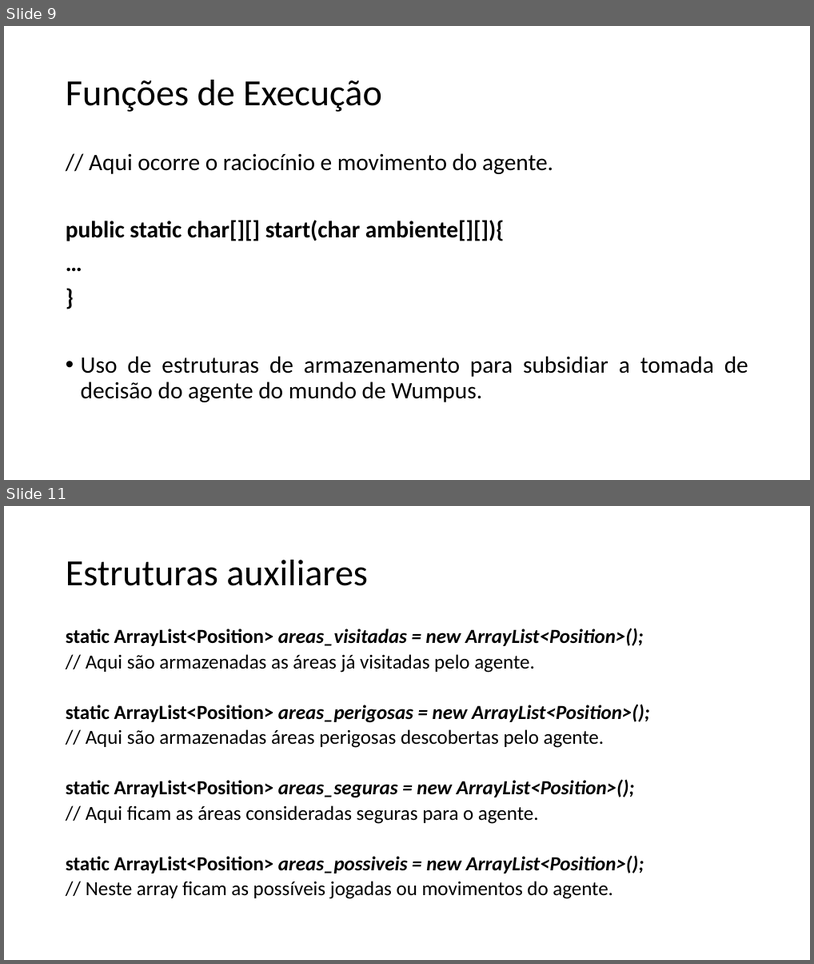
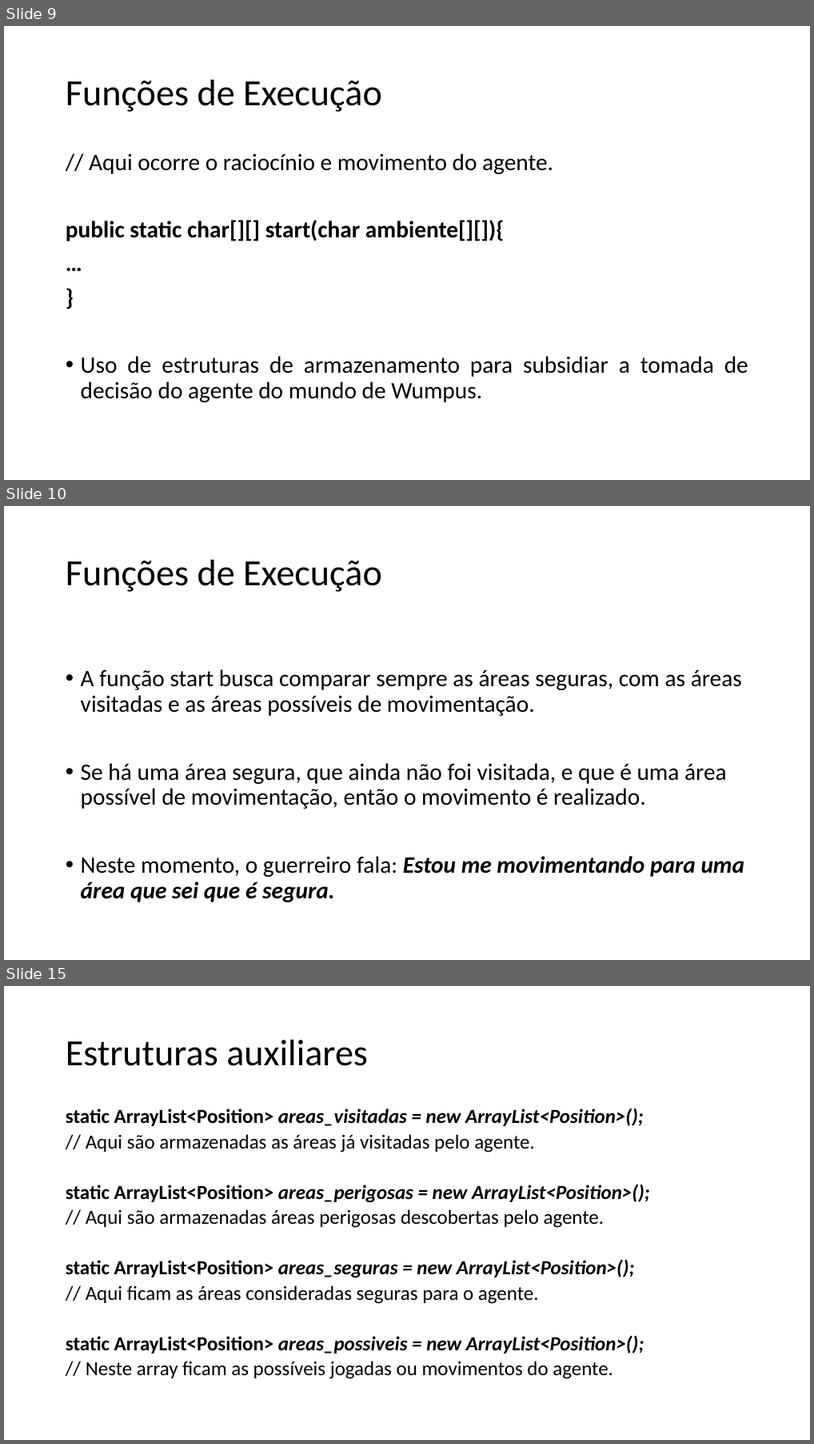
Before and after one commit to rodrigocarlos2/AgenteInteligente, a slide deck: Mundo do Wumpus.pptx. Shown one above the other, each under a label of ours: slides 9 and 11 before the commit, slides 9, 10 and 15 after it; the slides between them are not shown. The pictures are 814x964 and 814x1444 pixels, drawn with LibreOffice and Linux fonts; fonts in the diff are those of the drawing. Boxes give left, top, right and bottom in pixels: in the first picture for what was removed or moved away, otherwise in the second. Text is boxed around its words. In the diff, an @@ line names an element or a change of style, - is before the commit and + after.

```diff
--- a/Mundo do Wumpus.pptx
+++ b/Mundo do Wumpus.pptx
@@ slide 10 added at (x1=4, y1=506, x2=810, y2=960), background #FFFFFF @@
@@ title added at (x1=66, y1=560, x2=382, y2=592), 44 pt, text #000000 @@
+Funções de Execução
@@ text added at (x1=81, y1=669, x2=746, y2=902), 28 pt, text #000000 @@
+• A função start busca comparar sempre as áreas seguras, com as áreas visitadas e as áreas possíveis de movimentação.
+• Se há uma área segura, que ainda não foi visitada, e que é uma área possível de movimentação, então o movimento é realizado.
+• Neste momento, o guerreiro fala: Estou me movimentando para uma área que sei que é segura.
@@ what was slide 11 is now slide 15 @@
```
Also in this commit, not shown: 2 slides changed, 5 other slides added.
